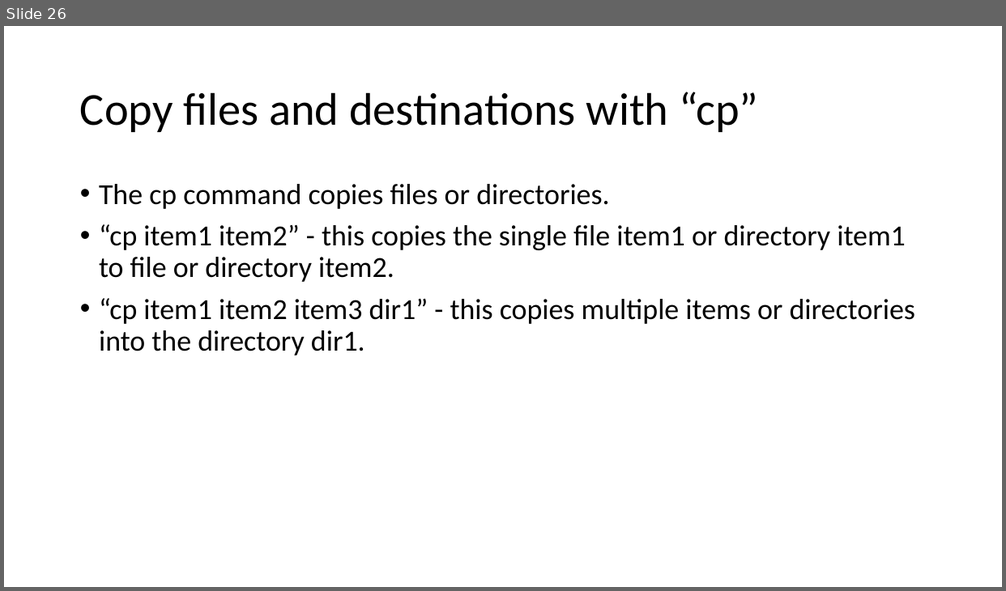
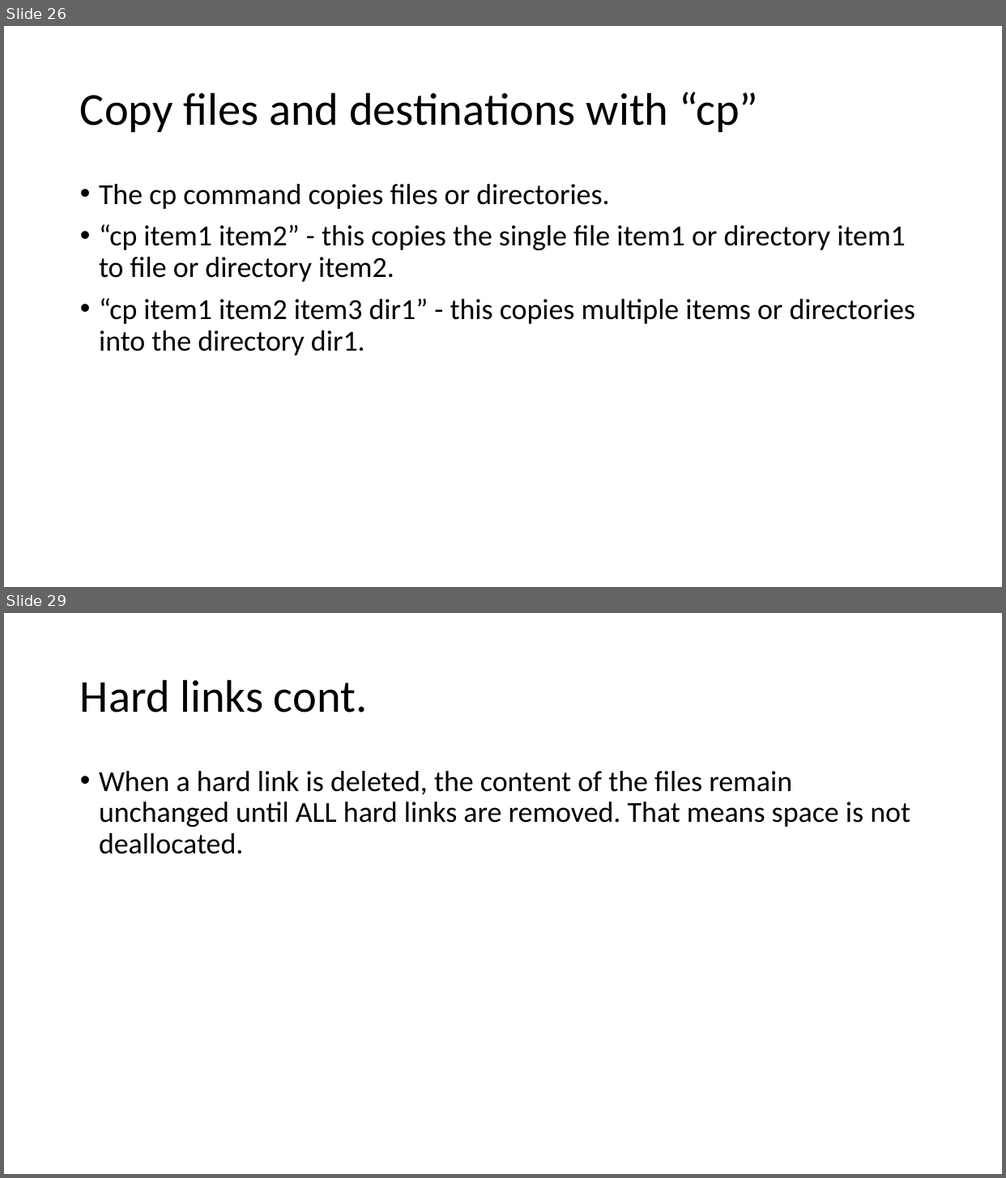
Before and after one commit to znorcross211/CSI402-Notes, a slide deck: Notes/shell-notes.pptx. Shown one above the other, each under a label of ours: slide 26 before the commit, slides 26 and 29 after it; the slides between them are not shown. The pictures are 1006x591 and 1006x1178 pixels, drawn with LibreOffice and Linux fonts; fonts in the diff are those of the drawing. Boxes give left, top, right and bottom in pixels: in the first picture for what was removed or moved away, otherwise in the second. Text is boxed around its words. In the diff, an @@ line names an element or a change of style, - is before the commit and + after.

```diff
--- a/Notes/shell-notes.pptx
+++ b/Notes/shell-notes.pptx
@@ slide 29 added at <box>4,613,1002,1174</box>, background #FFFFFF @@
@@ title added at <box>80,679,367,713</box>, 44 pt, text #000000 @@
+Hard links cont.
@@ text added at <box>99,771,910,854</box>, 28 pt, text #000000 @@
+• When a hard link is deleted, the content of the files remain unchanged until ALL hard links are removed. That means space is not deallocated.
```
Also in this commit, not shown: 3 other slides added, 2 other files.
